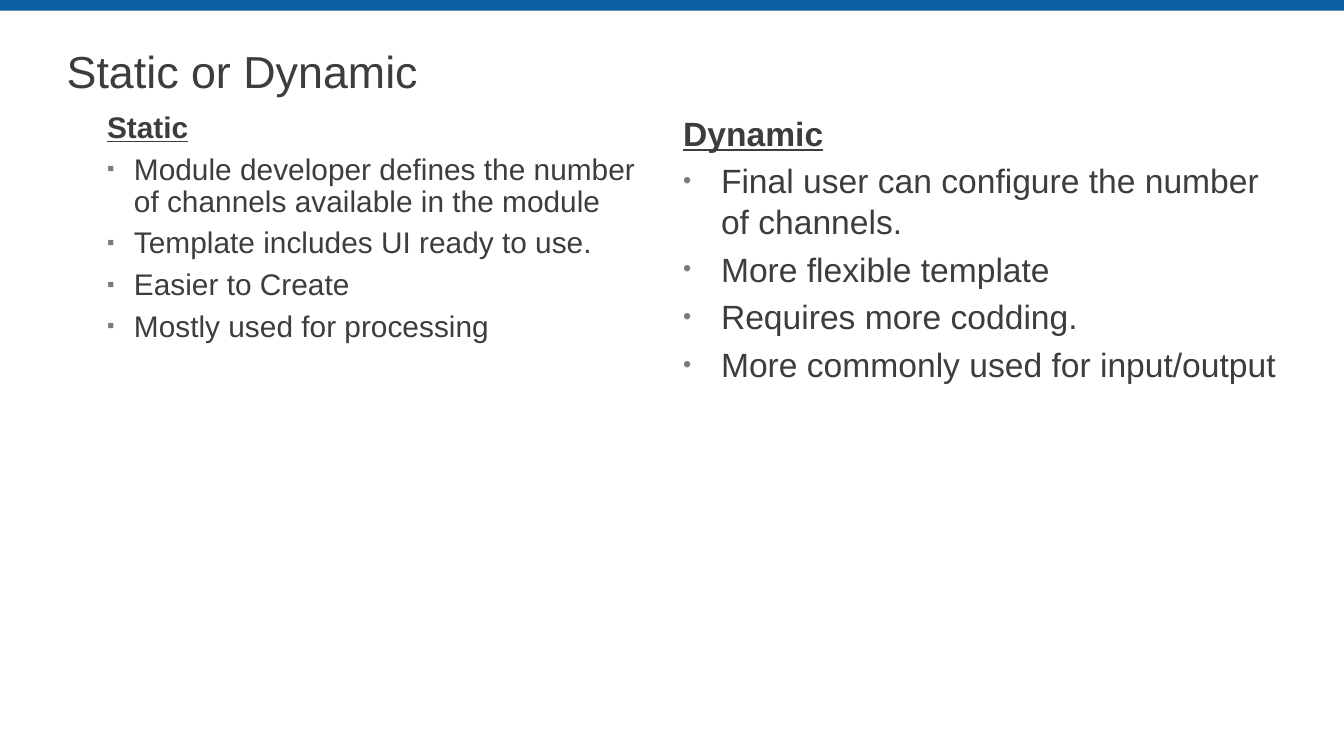
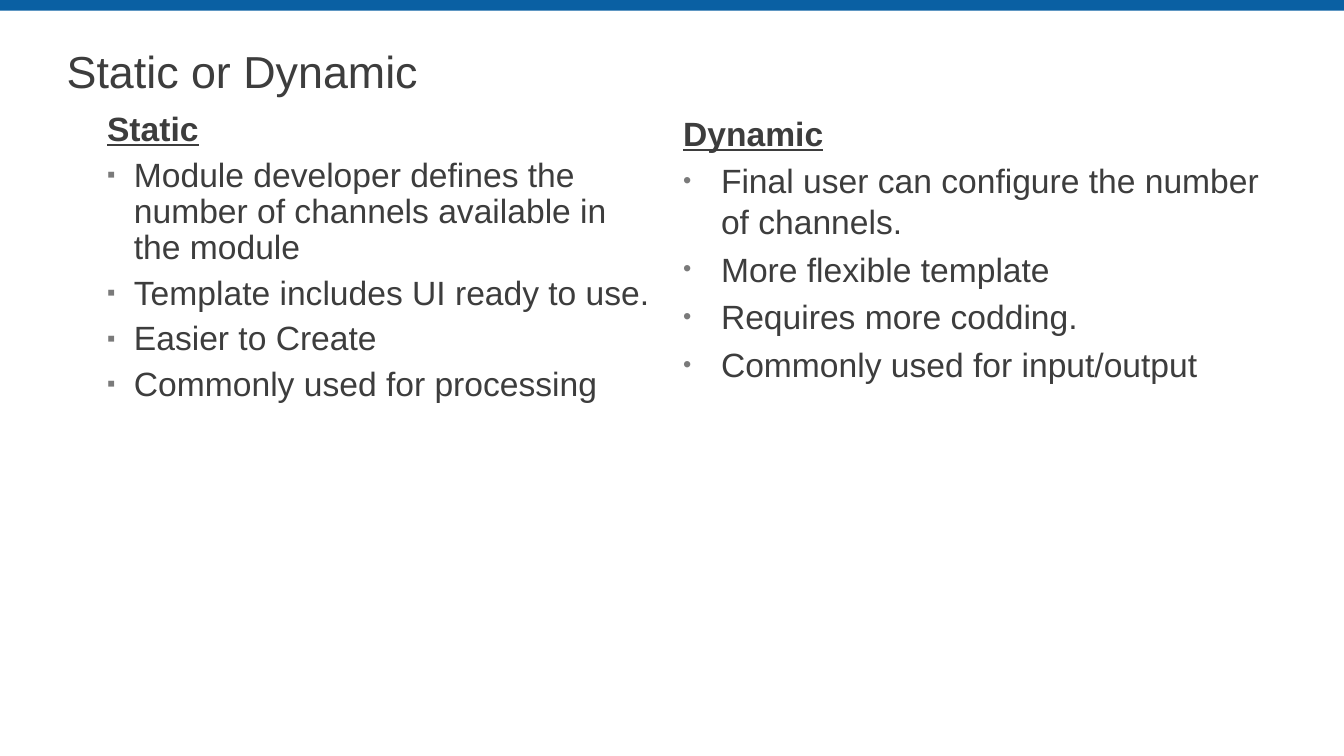
Before and after one commit to LabVIEW-DCAF/Documentation, a slide deck: slide 4 of Trunk/Getting Started Material/DCAF Training/6 Static Modules.pptx. Drawn at 1344x756 pixels with LibreOffice and Linux fonts; fonts in the diff are those of the drawing; background and template pictures are left out. Boxes give left, top, right and bottom in pixels: in the first picture for what was removed or moved away, otherwise in the second. Text is boxed around its words. In the diff, an @@ line names an element or a change of style, - is before the commit and + after.

Commit message:
Formatting changes
Layout changes to the Module Reuse and Static Modules sections

```diff
--- a/Trunk/Getting Started Material/DCAF Training/6 Static Modules.pptx
+++ b/Trunk/Getting Started Material/DCAF Training/6 Static Modules.pptx
@@ text at (107, 116, 649, 351): size 21.3 to 24 pt in "Static", "Module developer defines the number of channels ...", "Template includes UI ready to use.", "Easier to Create" @@
@@ text at (721, 352, 1198, 384): text changed @@
-• More commonly used for input/output
+• Commonly used for input/output
@@ text at (134, 371, 598, 403): text changed; size 21.3 to 24 pt @@
-  ▪ Mostly used for processing
+  ▪ Commonly used for processing
```
Also in this commit, not shown: 4 other slides changed, 1 other file.
